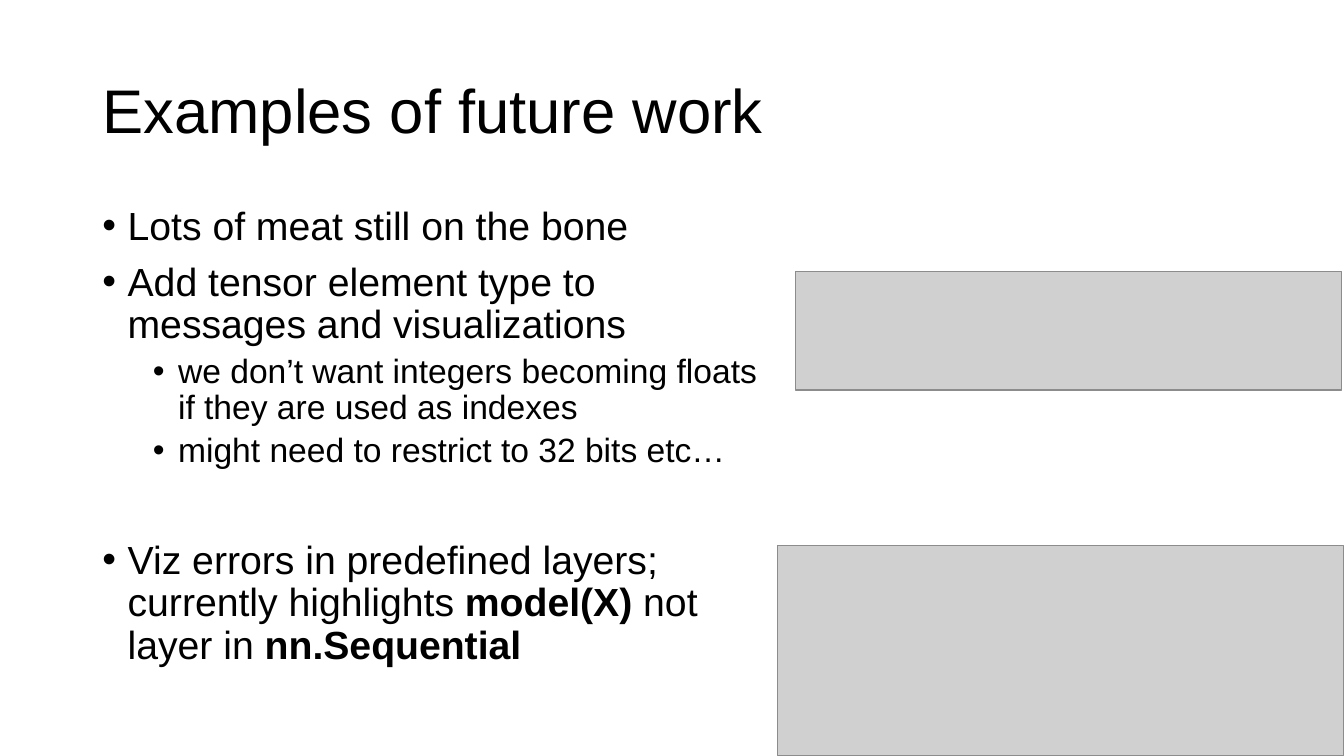
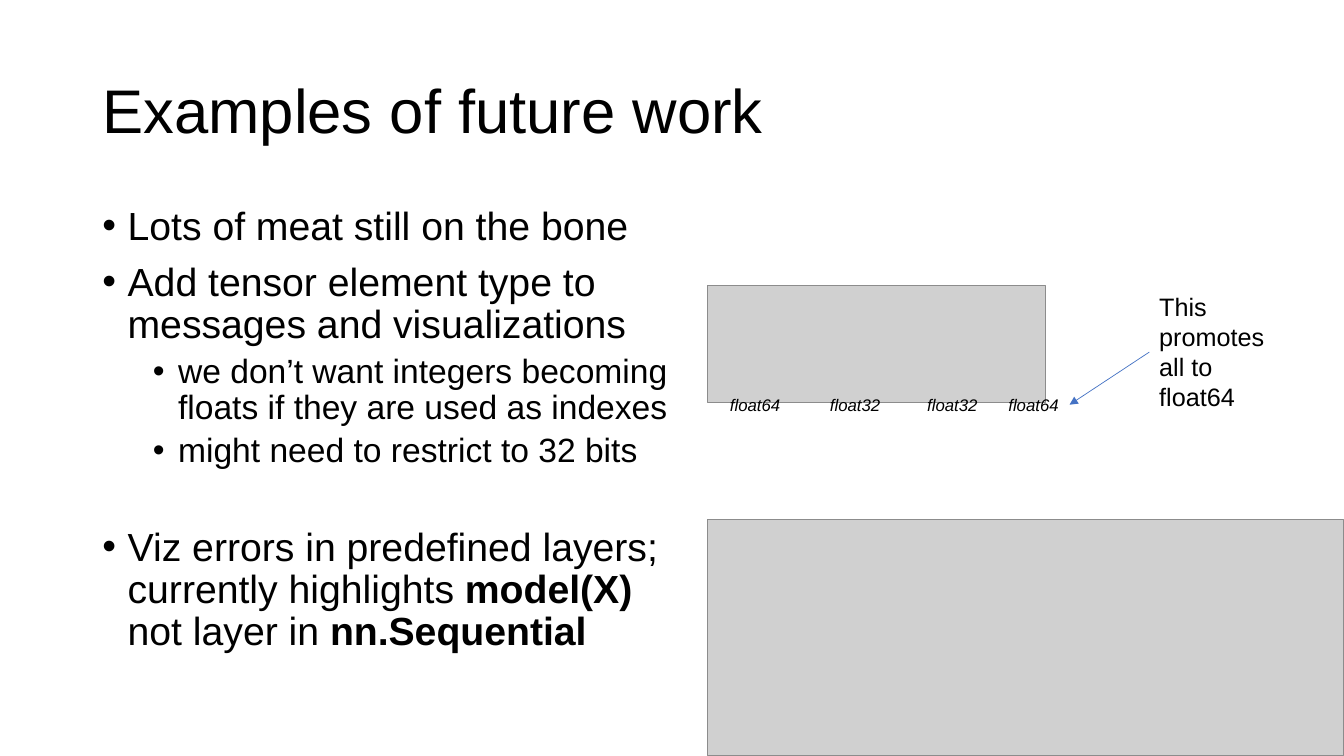
Before and after one commit to parrt/tensor-sensor, a slide deck: slide 20 of talks/tensor-sensor.pptx (slide 28 before the commit). Drawn at 1344x756 pixels with LibreOffice and Linux fonts; fonts in the diff are those of the drawing; grey boxes stand for pictures; background and template pictures are left out. Boxes give left, top, right and bottom in pixels: in the first picture for what was removed or moved away, otherwise in the second. Text is boxed around its words. In the diff, an @@ line names an element or a change of style, - is before the commit and + after.

```diff
--- a/talks/tensor-sensor.pptx
+++ b/talks/tensor-sensor.pptx
@@ picture added at box(708, 286, 1047, 402) @@
@@ picture removed at box(797, 271, 1343, 390) @@
@@ text added at box(1159, 297, 1264, 407), 18 pt, text #000000 @@
+This promotes all to float64
@@ arrow added from (1149, 352) to (1070, 405), #4472C4 0.5 pt @@
@@ text added at box(730, 399, 780, 415), 12 pt, text #000000, italic @@
+float64
@@ text added at box(830, 399, 880, 415), 12 pt, text #000000, italic @@
+float32
@@ text added at box(927, 399, 977, 415), 12 pt, text #000000, italic @@
+float32
@@ text added at box(1008, 397, 1058, 415), 12 pt, text #000000, italic @@
+float64
@@ text at box(178, 437, 637, 469): text changed @@
-  • might need to restrict to 32 bits etc…
+  • might need to restrict to 32 bits
@@ picture: place and size @@
-picture at box(777, 545, 1344, 756)
+picture at box(708, 519, 1344, 756)
```
Also in this commit, not shown: 12 other slides changed, 3 slides added, 11 slides removed, 3 other files.
